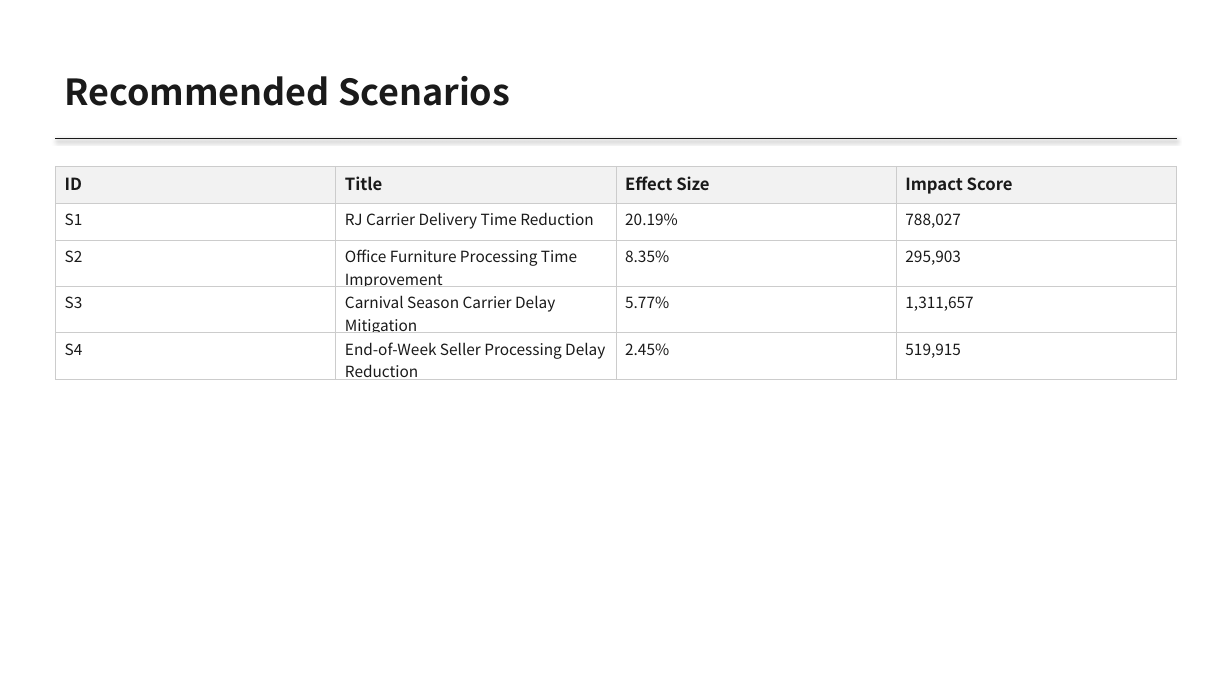
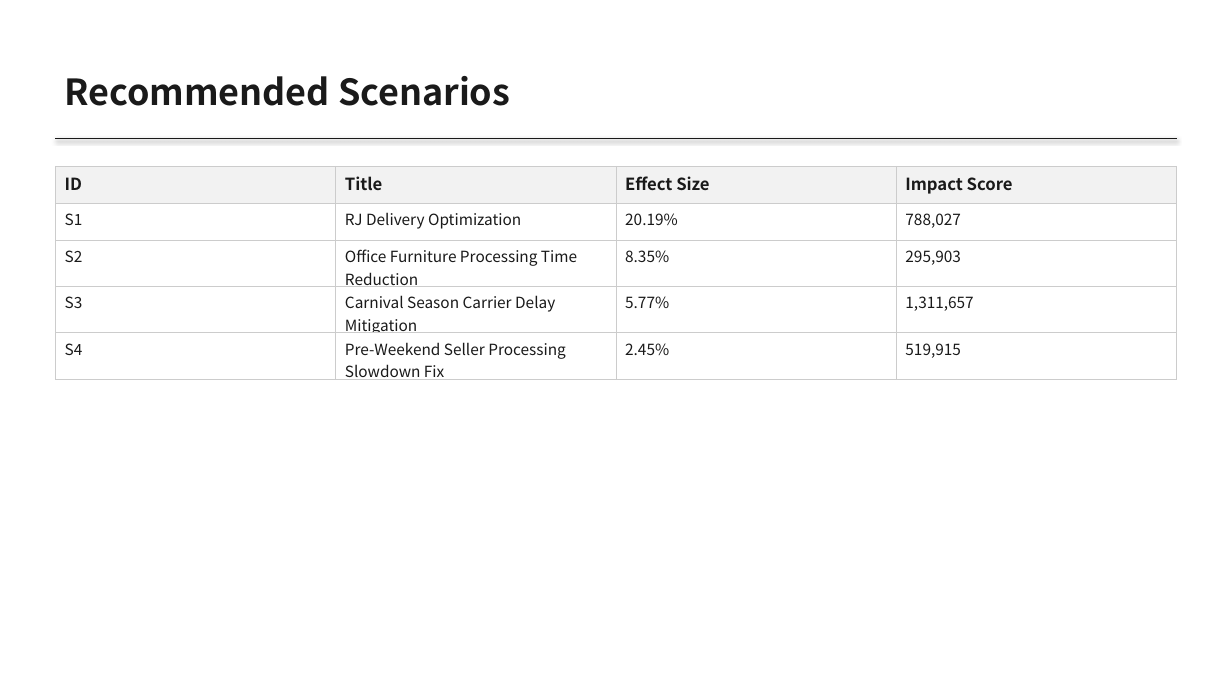
Before and after one commit to JunheePark0224/Olist-BPM-Agent, a slide deck: slide 10 of agent/outputs/executive_report.pptx. Drawn at 1232x693 pixels with LibreOffice and Linux fonts; fonts in the diff are those of the drawing. Boxes give left, top, right and bottom in pixels: in the first picture for what was removed or moved away, otherwise in the second. Text is boxed around its words. In the diff, an @@ line names an element or a change of style, - is before the commit and + after.

```diff
--- a/agent/outputs/executive_report.pptx
+++ b/agent/outputs/executive_report.pptx
@@ table at <box>55,166,1176,384</box> @@
-row 2, column 2: RJ Carrier Delivery Time Reduction
+row 2, column 2: RJ Delivery Optimization
-row 3, column 2: Office Furniture Processing Time Improvement
+row 3, column 2: Office Furniture Processing Time Reduction
-row 5, column 2: End-of-Week Seller Processing Delay Reduction
+row 5, column 2: Pre-Weekend Seller Processing Slowdown Fix
```
Also in this commit, not shown: 5 other slides changed, 12 other files.
